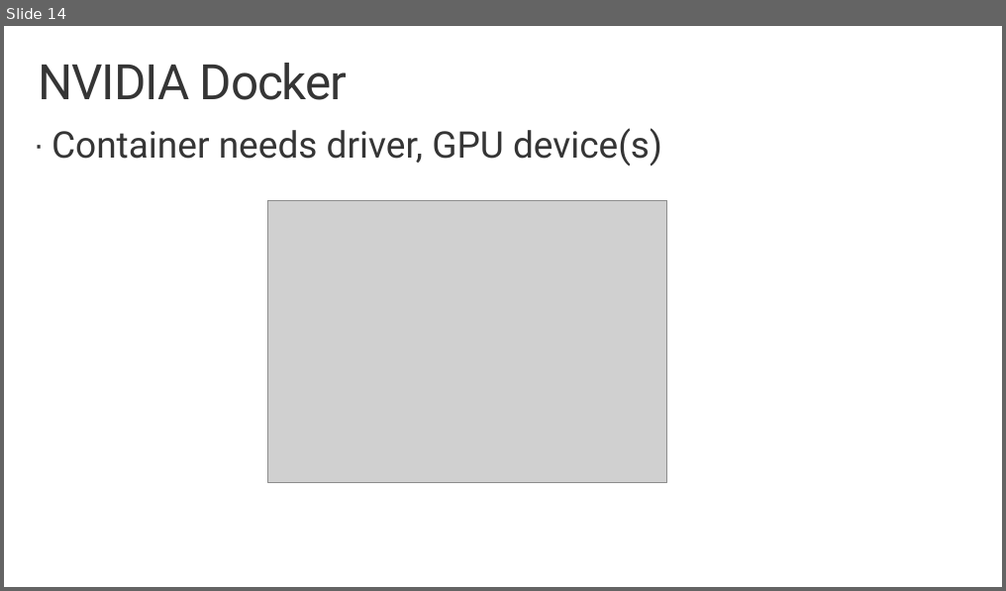
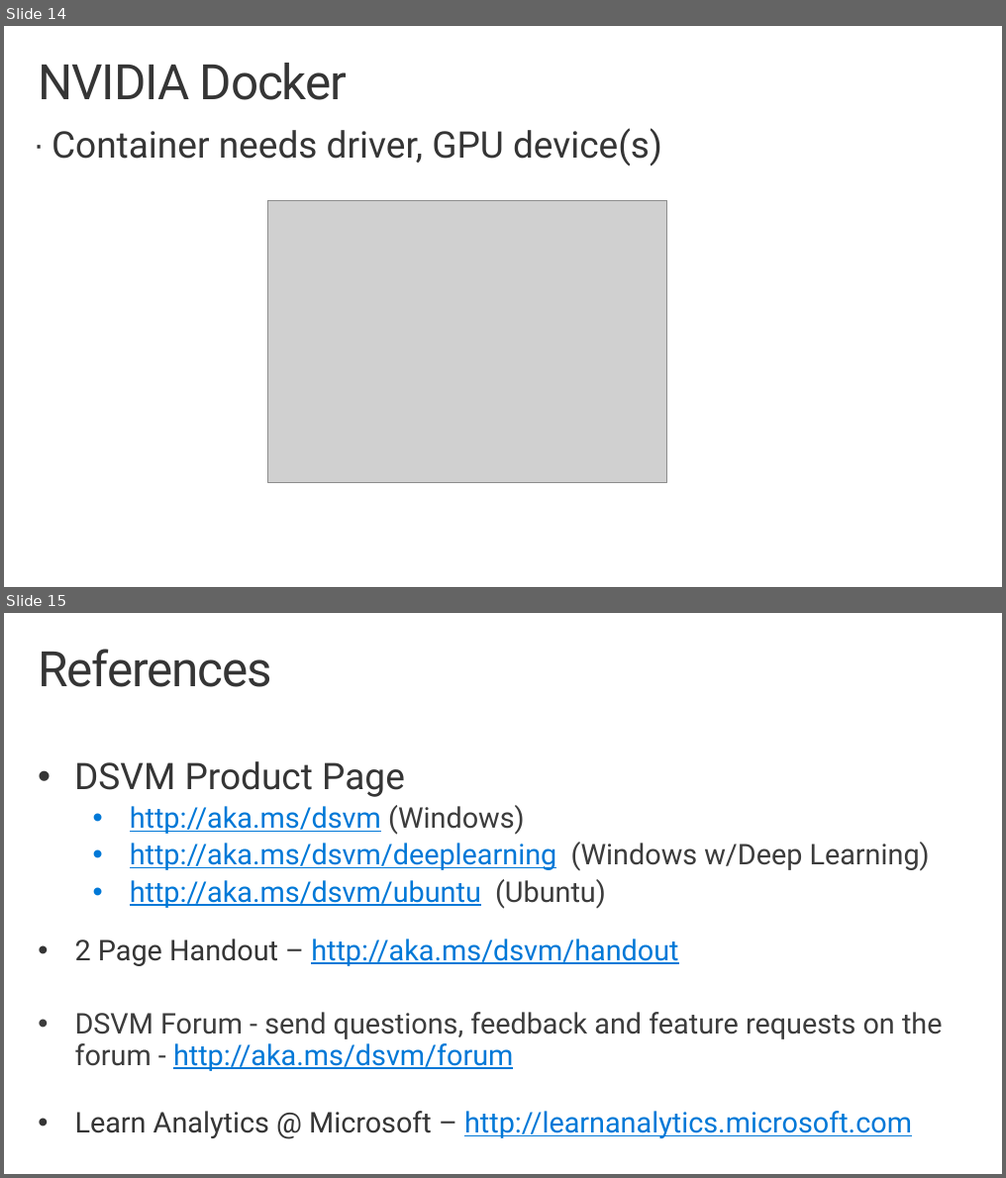
Before and after one commit to aiimmersion/aiimmersion-resources, a slide deck: Deep Learning and the Microsoft Cognitive Toolkit/CNTK Hands-on in GPU DSVMs/AI_Immersion_CNTK_Hands_on_GPU_DSVM.pptx. Shown one above the other, each under a label of ours: slide 14 before the commit, slides 14 and 15 after it. The pictures are 1006x591 and 1006x1178 pixels, drawn with LibreOffice and Linux fonts; fonts in the diff are those of the drawing; grey boxes stand for pictures; background and template pictures are left out. Boxes give left, top, right and bottom in pixels: in the first picture for what was removed or moved away, otherwise in the second. Text is boxed around its words. In the diff, an @@ line names an element or a change of style, - is before the commit and + after.

Commit message:
Updated GPU DSVM slides

```diff
--- a/Deep Learning and the Microsoft Cognitive Toolkit/CNTK Hands-on in GPU DSVMs/AI_Immersion_CNTK_Hands_on_GPU_DSVM.pptx
+++ b/Deep Learning and the Microsoft Cognitive Toolkit/CNTK Hands-on in GPU DSVMs/AI_Immersion_CNTK_Hands_on_GPU_DSVM.pptx
@@ slide 15 added at [4,613,1002,1174], background #FFFFFF @@
@@ title added at [38,649,272,687], 48 pt, text #353535 @@
+References
@@ text added at [74,761,943,1139], 28 pt, text #0078D7, underline @@
+• DSVM Product Page
+      • http://aka.ms/dsvm (Windows)
+      • http://aka.ms/dsvm/deeplearning (Windows w/Deep Learning)
+      • http://aka.ms/dsvm/ubuntu (Ubuntu)
+  • 2 Page Handout – http://aka.ms/dsvm/handout
+  • DSVM Forum - send questions, feedback and feature requests on the forum - http://aka.ms/dsvm/forum
+  • Learn Analytics @ Microsoft – http://learnanalytics.microsoft.com
```
